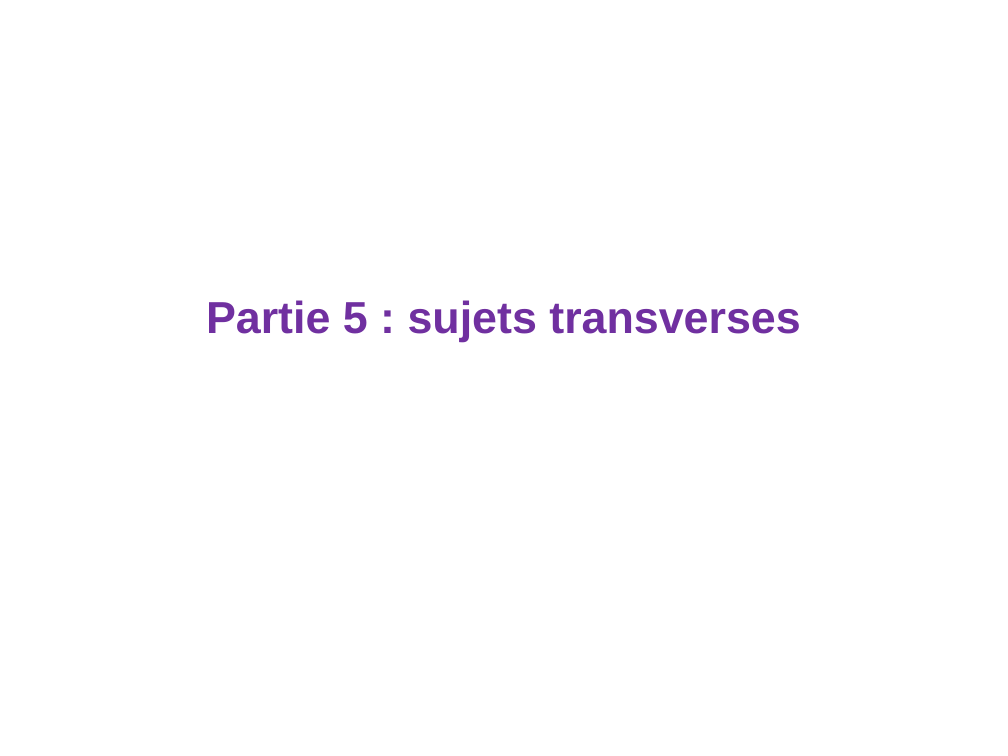
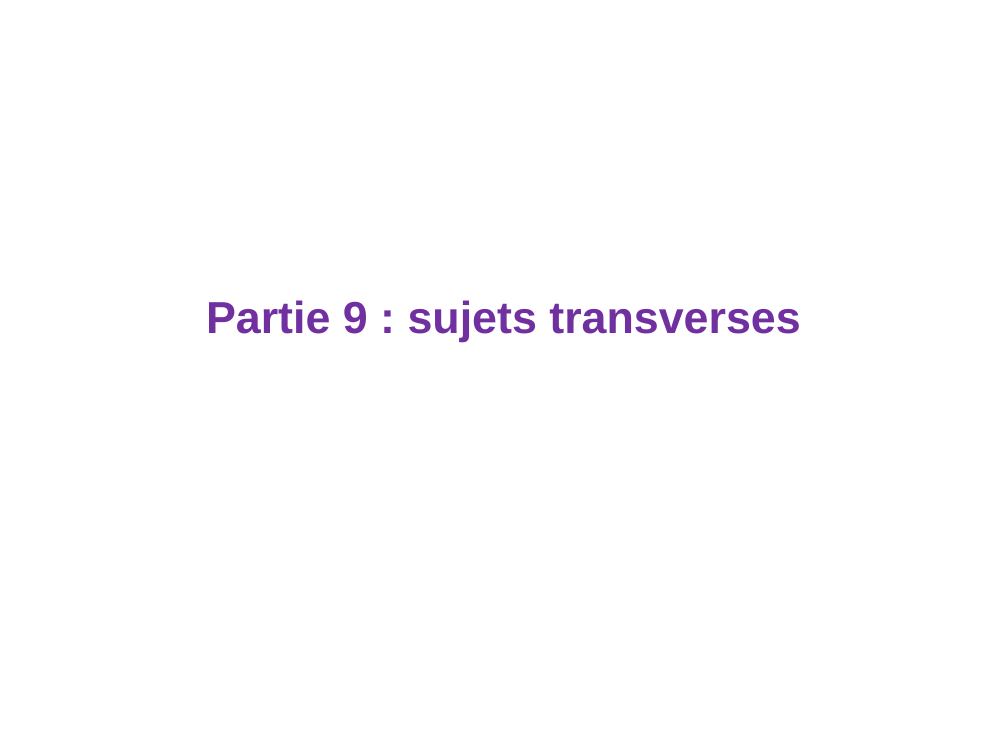
Before and after one commit to loicmidy/formation-python, a slide deck: slide 52 of formation python.pptx (slide 49 before the commit). Drawn at 1008x756 pixels with LibreOffice and Linux fonts; fonts in the diff are those of the drawing. Boxes give left, top, right and bottom in pixels: in the first picture for what was removed or moved away, otherwise in the second. Text is boxed around its words. In the diff, an @@ line names an element or a change of style, - is before the commit and + after.

```diff
--- a/formation python.pptx
+++ b/formation python.pptx
@@ title at [206,300,800,342]: text changed @@
-Partie 5 : sujets transverses
+Partie 9 : sujets transverses
```
Also in this commit, not shown: 9 other slides changed, 7 slides added, 4 slides removed, 4 other files.
